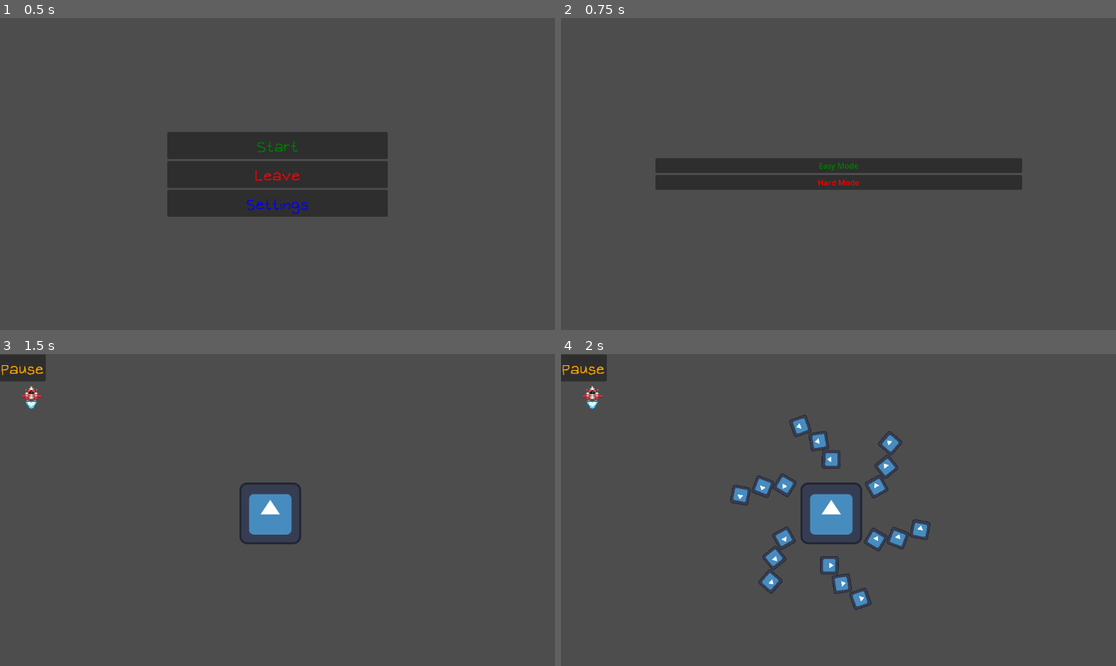
Above: before the commit, frames 1-4 (two rows, left to right).
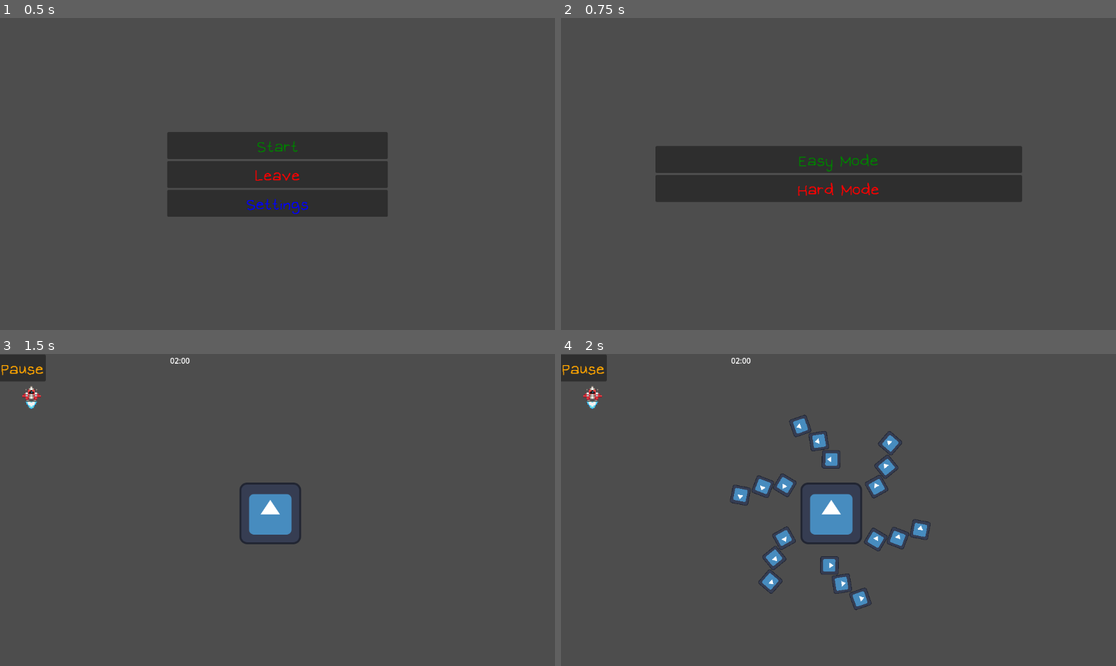
Above: after the commit, the same moments.

Repository: Bagel19/Y11-Game
Game: Godot game, scene res://Scenes/Menu.tscn
Two runs of this game, one before a commit and one after it. Both use one fixed random seed, a clock stepped at 60 frames per second and the inputs below. The engine's default icon, where the game draws it, is replaced by a stand-in: a white triangle on a blue panel in a dark square.
Inputs:
- Up to frame 1 (0.5 s): no input
- Up to frame 2 (0.75 s): click "Start" at 0.5 s
- Up to frame 3 (1.5 s): click "Hard Mode" at 1.25 s
- Up to frame 4 (2 s): no input

Frame 1 is identical in both runs. In frame 2, 5.1% of the frame differs, in the area x 17-84%, y 41-59%; in frame 3, less than 0.1%; in frame 4, less than 0.1%.

Commit message:
2.4
Mainly worked on improving the HardEnemy's code. I am working on trying to make the variables change after the timer has passed by a minute.

Diff:
--- a/y11-game/Scenes/Difficulty Screen.tscn
+++ b/y11-game/Scenes/Difficulty Screen.tscn
@@ -1,6 +1,7 @@
-[gd_scene load_steps=2 format=3 uid="uid://douvqbbbqrpvn"]
+[gd_scene load_steps=3 format=3 uid="uid://douvqbbbqrpvn"]
 
 [ext_resource type="Script" uid="uid://wycgyvl4581i" path="res://Scripts/Difficulty Screen.gd" id="1_ufykx"]
+[ext_resource type="FontFile" uid="uid://cxh0tr6d5s1u5" path="res://Sprites/Fonts/OMORI_GAME2.ttf" id="2_b53vi"]
 
 [node name="Difficulty Screen" type="Control"]
 layout_mode = 3
@@ -33,6 +34,8 @@
 theme_override_colors/font_hover_color = Color(0, 0, 0, 1)
 theme_override_colors/font_color = Color(0, 0.501961, 0, 1)
 theme_override_colors/font_pressed_color = Color(1, 1, 1, 1)
+theme_override_fonts/font = ExtResource("2_b53vi")
+theme_override_font_sizes/font_size = 48
 text = "Easy Mode"
 
 [node name="Hard Mode" type="Button" parent="CanvasLayer/VBoxContainer"]
@@ -40,6 +43,8 @@
 theme_override_colors/font_hover_color = Color(0, 0, 0, 1)
 theme_override_colors/font_color = Color(1, 0, 0, 1)
 theme_override_colors/font_pressed_color = Color(1, 1, 1, 1)
+theme_override_fonts/font = ExtResource("2_b53vi")
+theme_override_font_sizes/font_size = 48
 text = "Hard Mode"
 
 [connection signal="pressed" from="CanvasLayer/VBoxContainer/Easy Mode" to="." method="_on_start_pressed"]
--- a/y11-game/Scenes/HardWorld.tscn
+++ b/y11-game/Scenes/HardWorld.tscn
@@ -1,9 +1,10 @@
-[gd_scene load_steps=5 format=3 uid="uid://d0l8sle2sir4k"]
+[gd_scene load_steps=6 format=3 uid="uid://d0l8sle2sir4k"]
 
 [ext_resource type="Script" uid="uid://b4sthcc2e8o22" path="res://Scripts/HardWorld.gd" id="1_d24jh"]
 [ext_resource type="PackedScene" uid="uid://bq53or7jg7188" path="res://Scenes/Player.tscn" id="3_5ijq8"]
 [ext_resource type="FontFile" uid="uid://cxh0tr6d5s1u5" path="res://Sprites/Fonts/OMORI_GAME2.ttf" id="4_5ijq8"]
 [ext_resource type="PackedScene" uid="uid://cniuyrsjnl7cx" path="res://Scenes/HardEnemy.tscn" id="4_m6oth"]
+[ext_resource type="PackedScene" uid="uid://b236xuwncvym" path="res://Scenes/Timer.tscn" id="5_5ijq8"]
 
 [node name="HardWorld" type="Node2D"]
 script = ExtResource("1_d24jh")
@@ -38,3 +39,11 @@
 theme_override_fonts/font = ExtResource("4_5ijq8")
 theme_override_font_sizes/font_size = 48
 text = "Pause"
+
+[node name="Timer" parent="." instance=ExtResource("5_5ijq8")]
+offset_left = 353.0
+offset_top = 2.0
+offset_right = 1152.0
+offset_bottom = 424.0
+
+[connection signal="pressed" from="VBoxContainer/Pause" to="." method="_on_pause_pressed"]
--- a/y11-game/Scenes/Timer.tscn
+++ b/y11-game/Scenes/Timer.tscn
@@ -2,7 +2,7 @@
 
 [ext_resource type="Script" uid="uid://cd3384v0j2fcp" path="res://Scripts/Timer.gd" id="1_notwg"]
 
-[node name="Control" type="Control"]
+[node name="Timer" type="Control"]
 layout_mode = 3
 anchors_preset = 0
 offset_right = 799.0
--- a/y11-game/Scripts/HardEnemy.gd
+++ b/y11-game/Scripts/HardEnemy.gd
@@ -2,10 +2,14 @@
 var bullet_scene = preload("res://Scenes/Bullet.tscn")
 @onready var shoot_timer = $ShootTimer
 @onready var rotator = $Rotator
-const rotate_speed = 50
-const shooter_timer_wait_time = 0.2
-const spawn_point_count = 6
-const radius = 100
+var rotate_speed = 50
+var shooter_timer_wait_time = 0.2
+var spawn_point_count = 6
+var radius = 100
+var seconds = 0
+var minutes = 0
+var Dseconds = 0
+var Dminutes = 2
 
 func _ready():
 	var step = TAU / spawn_point_count
@@ -21,6 +25,10 @@
 	shoot_timer.wait_time = shooter_timer_wait_time
 	shoot_timer.timeout.connect(_on_shoot_timer_timeout)
 	shoot_timer.start()
+	if seconds == 0:
+		if minutes > 0:
+			minutes -= 1
+			seconds = 59
 
 func _process(delta: float) -> void:
 	var new_rotation = rotator.rotation_degrees + rotate_speed * delta
--- a/y11-game/Scripts/HardWorld.gd
+++ b/y11-game/Scripts/HardWorld.gd
@@ -3,3 +3,6 @@
 func _on_endof_level_body_entered(body: Node2D) -> void:
 	if body.is_in_group("Player"):
 		get_tree().change_scene_to_file("res://Scenes/Victory.tscn")
+
+func _on_pause_pressed() -> void:
+	pass # Replace with function body.
--- a/y11-game/Scripts/Timer.gd
+++ b/y11-game/Scripts/Timer.gd
@@ -8,7 +8,15 @@
 func _ready():
 	Reset_Timer()
 	update_label()
+	$Timer.timeout.connect(_on_Timer_timeout)
 	$Timer.start()
+
+func update_label():
+	$Label.text = str(minutes).pad_zeros(2) + ":" + str(seconds).pad_zeros(2)
+
+func Reset_Timer():
+	seconds = Dseconds
+	minutes = Dminutes
 
 func _on_Timer_timeout() -> void:
 	if seconds == 0:
@@ -20,12 +28,4 @@
 			return
 	else:
 		seconds -= 1
-
 	update_label()
-
-func update_label():
-	$Label.text = str(minutes).pad_zeros(2) + ":" + str(seconds).pad_zeros(2)
-
-func Reset_Timer():
-	seconds = Dseconds
-	minutes = Dminutes
